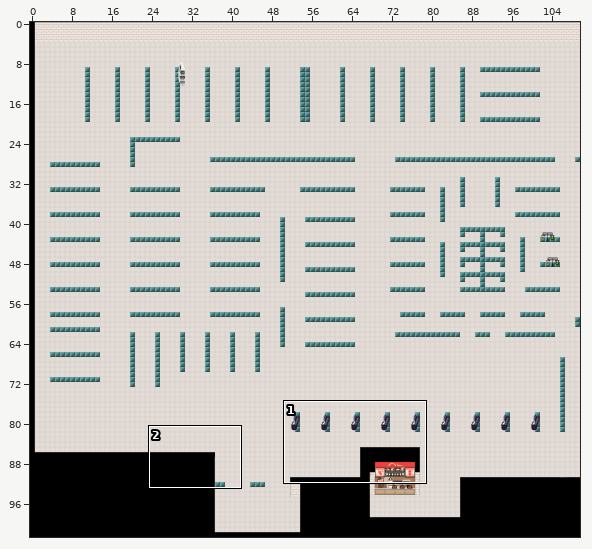
Tiled map: assets/data/walmart.tmx. Above, an overview of the earlier version with the close-up marked.
Close-up. First the earlier version:
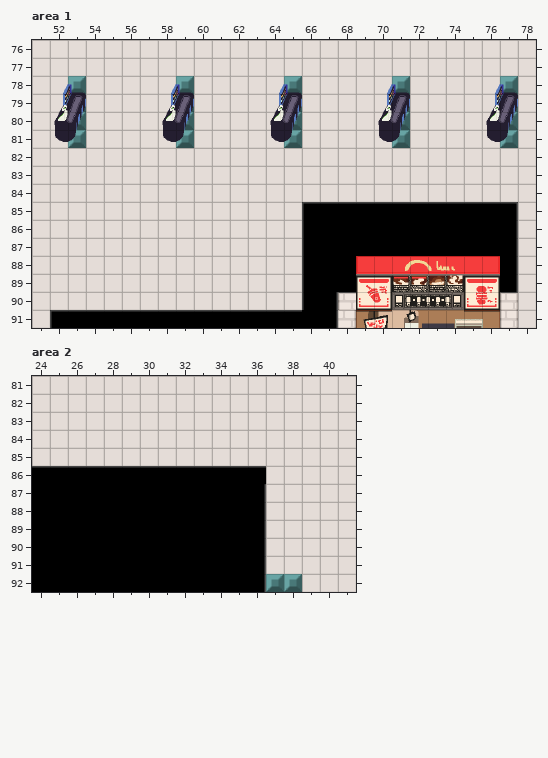
Cells are 32x32 px. Shown: area 1 x 51..78, y 76..91; area 2 x 24..41, y 81..92. The commit also changed other parts of the map, which this record leaves out.
Now the later version:
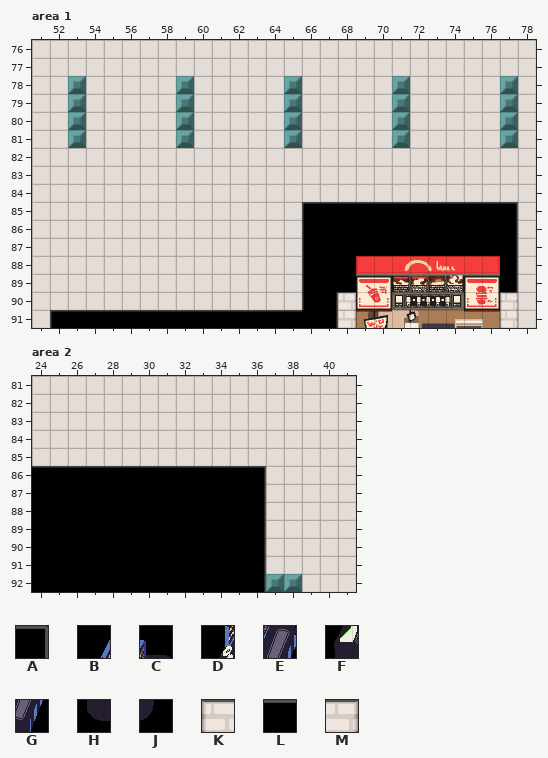
Key: from "TileWalmart": A 16; from "tileset1": B 128, C 129, D 160, E 161, F 192, G 193, H 224, J 225, K 288, L 384, M 448.
_ is an empty cell.
The edit:
Layer "walls", area 1:
Tile K gives way to tile M in row 90 at x 68.
Layer "ObjectTiles" (removed), area 1:
Tile B is removed in row 78 at x 52, 58, 64, 70 and 76.
Tile C is removed in row 78 at x 53, 59, 65, 71 and 77.
Tile D is removed in row 79 at x 52, 58, 64, 70 and 76.
Tile E is removed in row 79 at x 53, 59, 65, 71 and 77.
Tile F is removed in row 80 at x 52, 58, 64, 70 and 76.
Tile G is removed in row 80 at x 53, 59, 65, 71 and 77.
Tile H is removed in row 81 at x 52, 58, 64, 70 and 76.
Tile J is removed in row 81 at x 53, 59, 65, 71 and 77.
Layer "walls", area 2:
Tile L gives way to tile A in row 86 at x 36.
